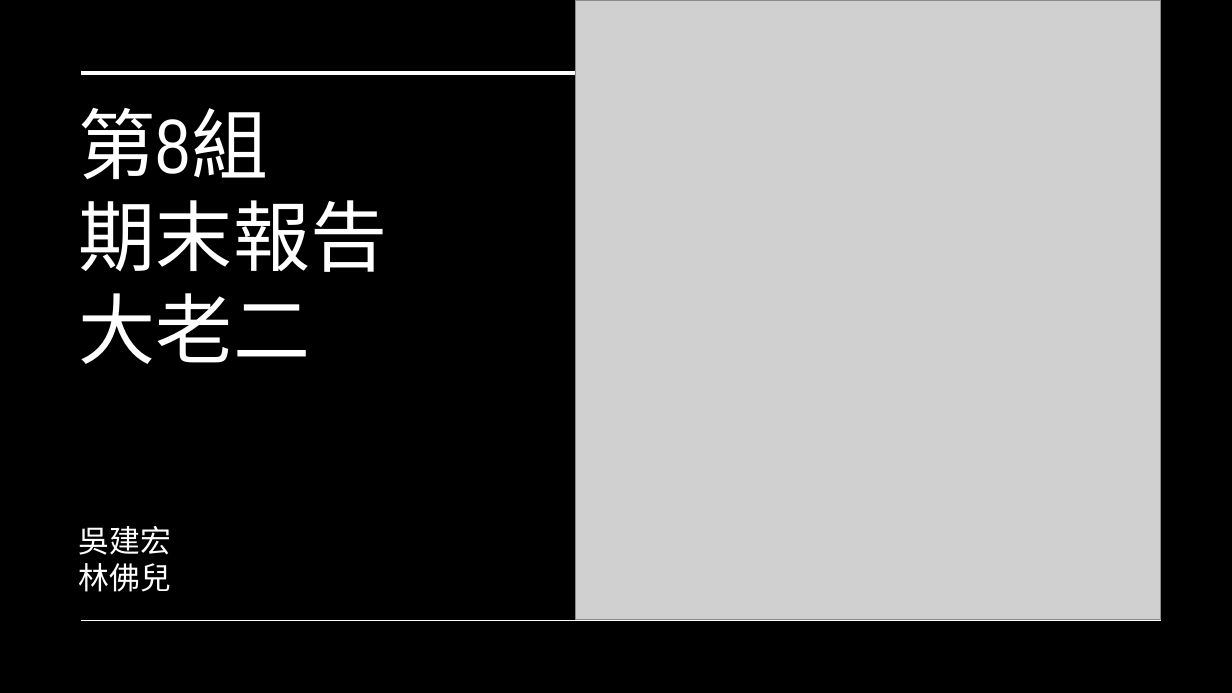
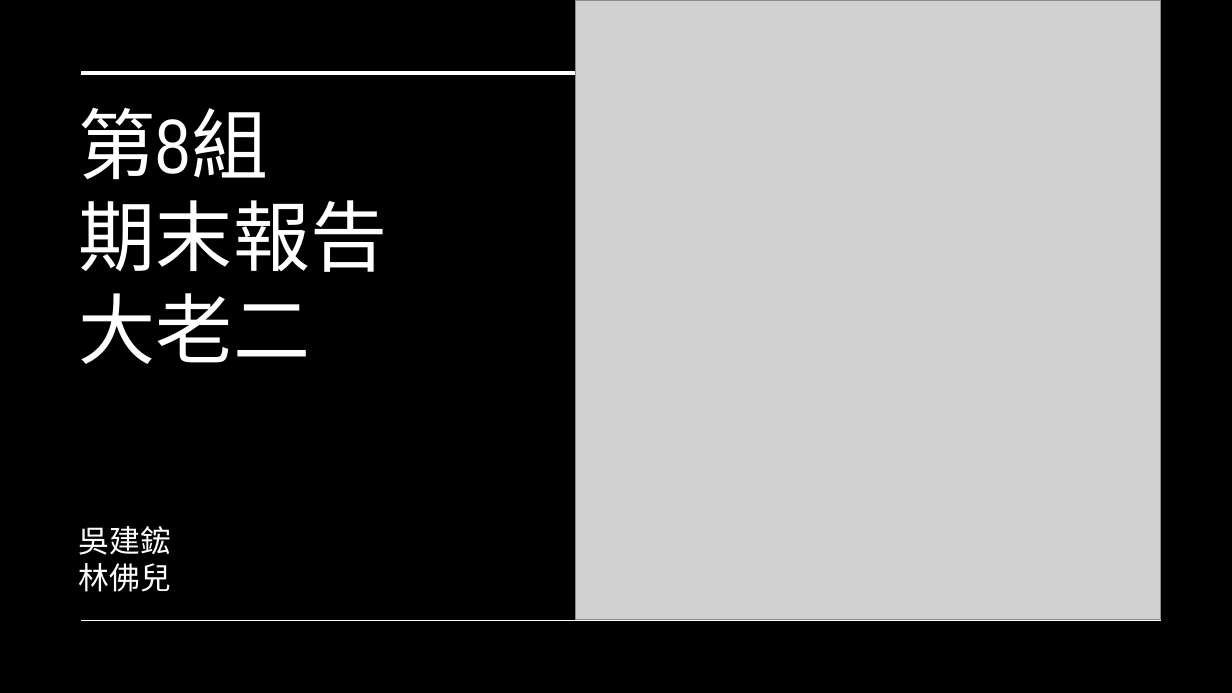
Before and after one commit to CrocoFishing/PCCU, a slide deck: slide 1 of 第8組期末.pptx. Drawn at 1232x693 pixels with LibreOffice and Linux fonts; fonts in the diff are those of the drawing; grey boxes stand for pictures. Boxes give left, top, right and bottom in pixels: in the first picture for what was removed or moved away, otherwise in the second. Text is boxed around its words. In the diff, an @@ line names an element or a change of style, - is before the commit and + after.

```diff
--- a/第8組期末.pptx
+++ b/第8組期末.pptx
@@ title at (79,107,388,592): text changed @@
-第8組
-期末報告
-大老二
-吳建宏
-林佛兒
+第8組
+期末報告
+大老二
+吳建鋐
+林佛兒
```
Also in this commit, not shown: 1 other slide changed.
